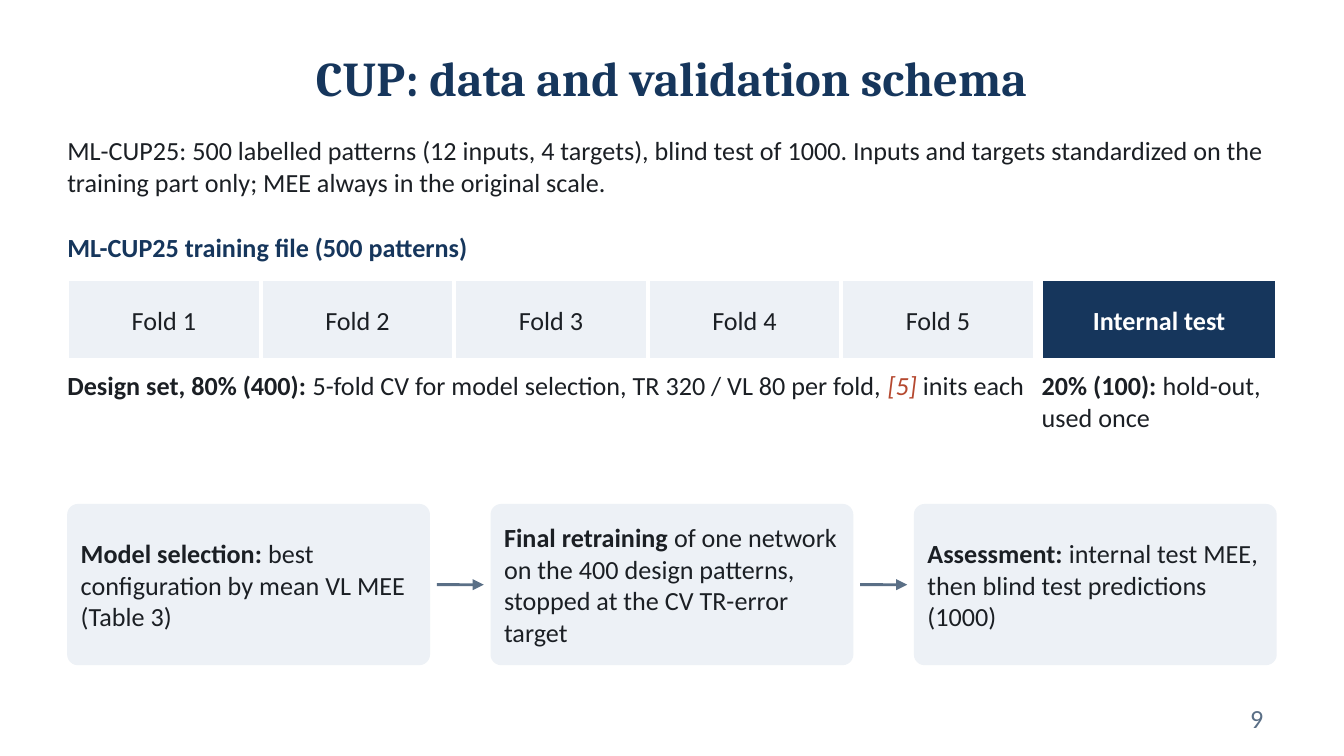
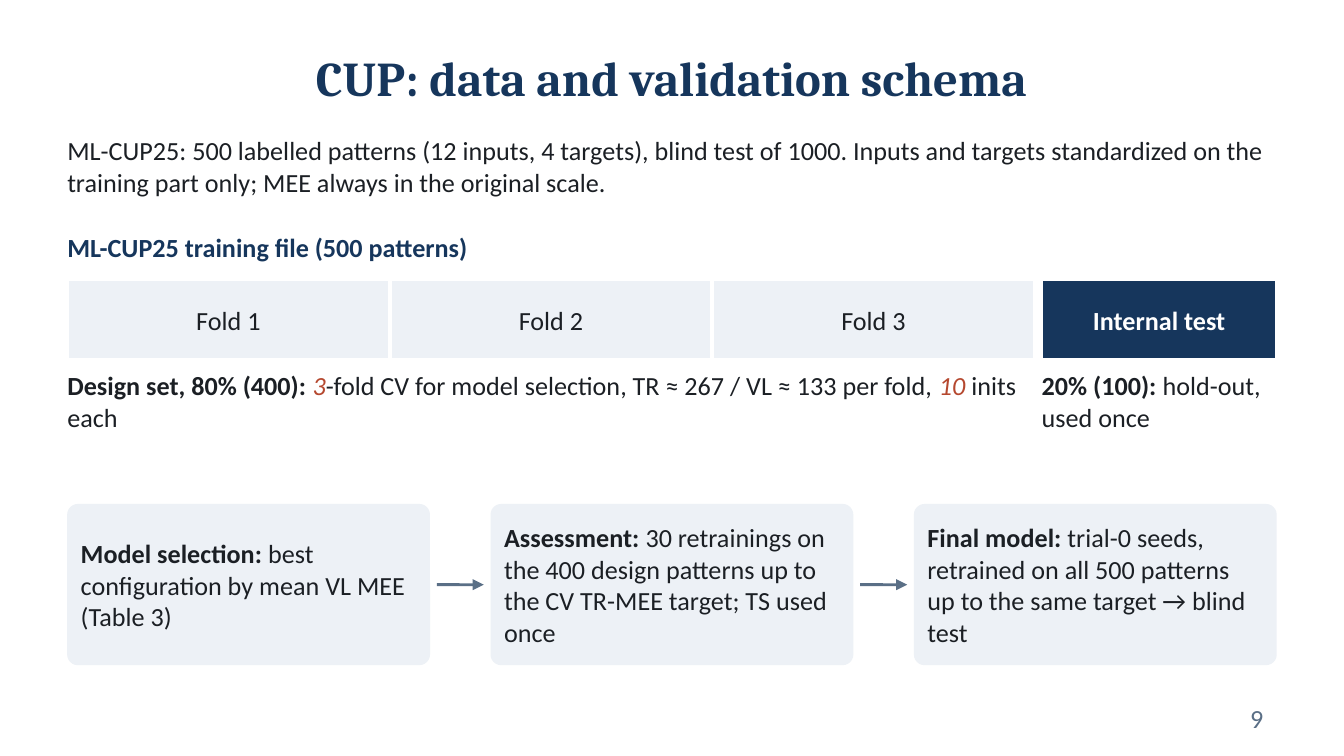
Before and after one commit to Fred-ef/ml_proj, a slide deck: slide 9 of Federico_Cristofaro_ML-2025_slides.pptx. Drawn at 1344x756 pixels with LibreOffice and Linux fonts; fonts in the diff are those of the drawing. Boxes give left, top, right and bottom in pixels: in the first picture for what was removed or moved away, otherwise in the second. Text is boxed around its words. In the diff, an @@ line names an element or a change of style, - is before the commit and + after.

```diff
--- a/Federico_Cristofaro_ML-2025_slides.pptx
+++ b/Federico_Cristofaro_ML-2025_slides.pptx
@@ text "Fold 1": place and size @@
-text "Fold 1" at <box>132,312,196,330</box>
+text "Fold 1" at <box>196,312,260,330</box>
@@ rectangle: place and size @@
-rectangle at <box>67,280,261,360</box>
+rectangle at <box>67,280,390,360</box>
@@ rectangle removed at <box>261,280,454,360</box> @@
@@ text "Fold 2": place and size @@
-text "Fold 2" at <box>325,312,389,330</box>
+text "Fold 2" at <box>519,312,583,330</box>
@@ rectangle: place and size @@
-rectangle at <box>454,280,648,360</box>
+rectangle at <box>390,280,712,360</box>
@@ rectangle removed at <box>648,280,841,360</box> @@
@@ text "Fold 3": place and size @@
-text "Fold 3" at <box>519,312,583,330</box>
+text "Fold 3" at <box>841,312,905,330</box>
@@ rectangle: place and size @@
-rectangle at <box>841,280,1035,360</box>
+rectangle at <box>712,280,1035,360</box>
@@ text removed at <box>712,312,776,330</box> @@
-Fold 4
@@ text removed at <box>906,312,970,330</box> @@
-Fold 5
@@ text at <box>67,375,1016,427</box>: text changed @@
-Design set, 80% (400): 5-fold CV for model selection, TR 320 / VL 80 per fold, [5] inits each
+Design set, 80% (400): 3-fold CV for model selection, TR ≈ 267 / VL ≈ 133 per fold, 10 inits each
@@ text at <box>504,529,827,642</box>: text changed @@
-Final retraining of one network on the 400 design patterns, stopped at the CV TR-error target
+Assessment: 30 retrainings on the 400 design patterns up to the CV TR-MEE target; TS used once
@@ text at <box>927,528,1245,642</box>: text changed @@
-Assessment: internal test MEE, then blind test predictions (1000)
+Final model: trial-0 seeds, retrained on all 500 patterns up to the same target → blind test
```
Also in this commit, not shown: 13 other slides changed, 2 slides added, 3 slides removed.
